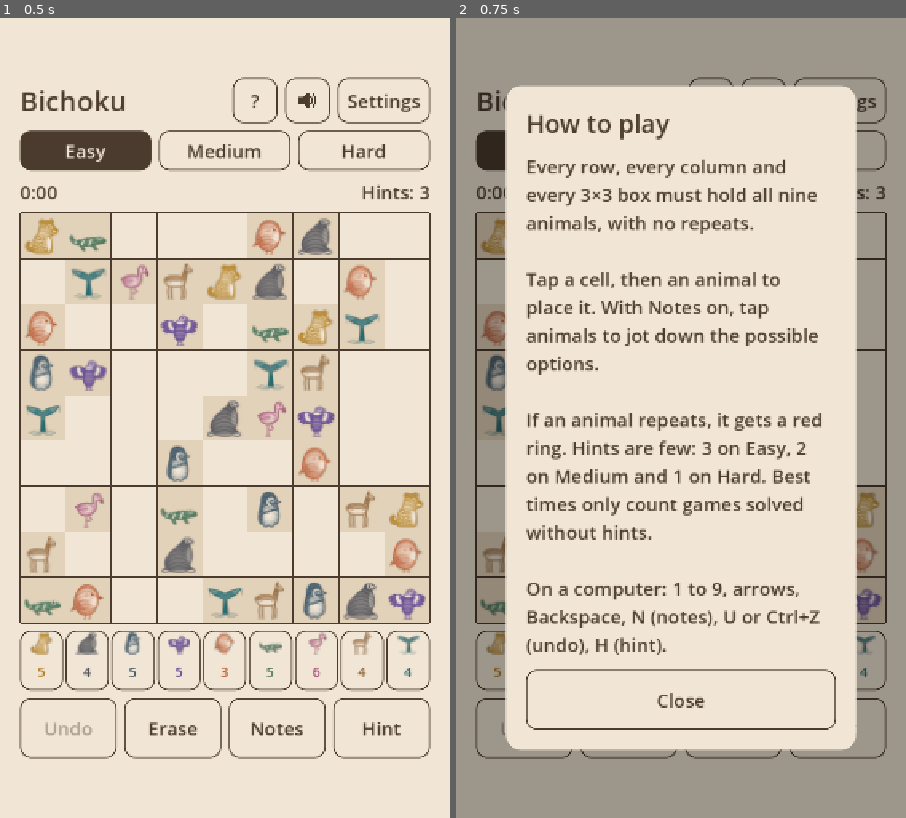
Above: before the commit, frames 1-2 (left to right).
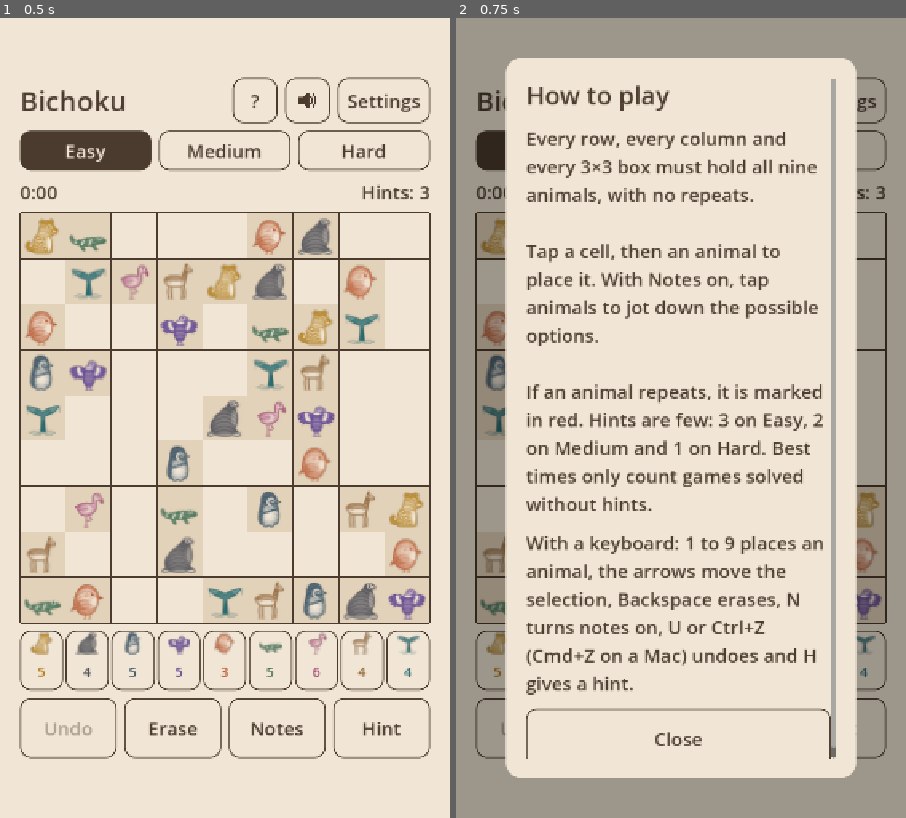
Above: after the commit, the same moments.

Repository: Churrinche-Games/bichoku
Game: Godot game, scene res://src/screen/game_screen.tscn
The game is run twice, just before and just after one commit, with the same random seed, the same clock (stepped at 60 frames per second) and the same inputs.
Inputs:
- Up to frame 1 (0.5 s): no input
- Up to frame 2 (0.75 s): click "?" at 0.5 s

Frame 1 is identical in both runs. In frame 2, 20% of the frame differs, in the area x 10-90%, y 5-95%.

Commit message:
Help lists the keyboard keys only where there is a keyboard

Diff:
--- a/src/i18n/strings.csv
+++ b/src/i18n/strings.csv
@@ -29,15 +29,12 @@
 
 Tocá una casilla y después un animal para ponerlo. Con Notas activado, tocá animales para anotar las opciones posibles.
 
-Si un animal se repite, se marca con un círculo rojo. Las pistas son pocas: 3 en Fácil, 2 en Medio y 1 en Difícil. Los mejores tiempos solo cuentan los juegos sin pistas.
-
-En una computadora: 1 a 9, flechas, Borrar, N (notas), U o Ctrl+Z (deshacer), H (pista).","Every row, every column and every 3×3 box must hold all nine animals, with no repeats.
+Si un animal se repite, se marca en rojo. Las pistas son pocas: 3 en Fácil, 2 en Medio y 1 en Difícil. Los mejores tiempos solo cuentan los juegos sin pistas.","Every row, every column and every 3×3 box must hold all nine animals, with no repeats.
 
 Tap a cell, then an animal to place it. With Notes on, tap animals to jot down the possible options.
 
-If an animal repeats, it gets a red ring. Hints are few: 3 on Easy, 2 on Medium and 1 on Hard. Best times only count games solved without hints.
-
-On a computer: 1 to 9, arrows, Backspace, N (notes), U or Ctrl+Z (undo), H (hint)."
+If an animal repeats, it is marked in red. Hints are few: 3 on Easy, 2 on Medium and 1 on Hard. Best times only count games solved without hints."
+HELP_KEYS,"Con teclado: 1 a 9 pone un animal, las flechas mueven la selección, Borrar quita, N activa las notas, U o Ctrl+Z (Cmd+Z en Mac) deshace y H da una pista.","With a keyboard: 1 to 9 places an animal, the arrows move the selection, Backspace erases, N turns notes on, U or Ctrl+Z (Cmd+Z on a Mac) undoes and H gives a hint."
 ANIMAL_YAGUARETE_NAME,Yaguareté,Jaguar
 ANIMAL_YAGUARETE_FACT,El felino más grande de América. En la Argentina sobrevive sobre todo en la selva de Misiones.,The largest cat of the Americas. In Argentina it survives mostly in the Misiones rainforest.
 ANIMAL_LOBO_MARINO_NAME,Lobo marino,South American sea lion
--- a/src/screen/game_screen.gd
+++ b/src/screen/game_screen.gd
@@ -28,6 +28,8 @@
 var store_path := "user://bichoku.json"
 ## Where the About, Feedback and Support pages read the game's facts (tests point elsewhere).
 var info_path := KitGameInfo.PATH
+## Whether the help lists the keyboard keys: 0 asks the platform, 1 yes, -1 no (tests).
+var keyboard_override := 0
 ## The build's store (KitGameInfo.store()) unless a test sets it.
 var store_override := &""
 ## The screen lays out inside the device's safe area; tests set this to pretend a notch.
@@ -491,10 +493,28 @@
 	quit_handler.call()
 
 
+## Desktops and the web build on a computer have a keyboard; phones and tablets (the app, or
+## the web build in a phone's browser) are taken not to, even if one is plugged in.
+static func has_keyboard(features: PackedStringArray) -> bool:
+	for touch in ["mobile", "web_android", "web_ios"]:
+		if touch in features:
+			return false
+	return true
+
+
 func _show_help() -> void:
 	var sheet := _open_sheet()
 	sheet.add_title(tr("HELP_TITLE"))
 	sheet.add_text(tr("HELP_TEXT"))
+	var keyboard := keyboard_override > 0
+	if keyboard_override == 0:
+		var features := PackedStringArray()
+		for f in ["mobile", "web_android", "web_ios"]:
+			if OS.has_feature(f):
+				features.append(f)
+		keyboard = has_keyboard(features)
+	if keyboard:
+		sheet.add_text(tr("HELP_KEYS"))
 	sheet.add_button(tr("KIT_CLOSE"))
 
 
--- a/tests/screen/test_settings_sheet.gd
+++ b/tests/screen/test_settings_sheet.gd
@@ -125,3 +125,35 @@
 			assert_eq(sheet.panel().get_rect(), rect, "%s settles" % code)
 			sheet.close()
 		screen.free()
+
+
+func _help_texts(keyboard: bool) -> String:
+	_saved_game()
+	var screen := _screen()
+	screen.keyboard_override = 1 if keyboard else -1
+	(screen.layout_parts().header.get_child(1) as Button).pressed.emit()
+	var texts := ""
+	for label in _open_sheet_of(screen).find_children("*", "Label", true, false):
+		texts += (label as Label).text + "\n"
+	return texts
+
+
+func test_help_lists_the_keys_where_there_is_a_keyboard() -> void:
+	var texts := _help_texts(true)
+	assert_string_contains(texts, tr("HELP_TEXT"))
+	assert_string_contains(texts, tr("HELP_KEYS"))
+
+
+func test_help_hides_the_keys_on_phones() -> void:
+	var texts := _help_texts(false)
+	assert_string_contains(texts, tr("HELP_TEXT"))
+	assert_false(texts.contains(tr("HELP_KEYS")), texts)
+	assert_false(texts.contains("Ctrl"), texts)
+
+
+func test_keyboard_is_assumed_off_on_mobile_and_mobile_browsers() -> void:
+	assert_false(GameScreen.has_keyboard(PackedStringArray(["mobile"])))
+	assert_false(GameScreen.has_keyboard(PackedStringArray(["web", "web_android"])))
+	assert_false(GameScreen.has_keyboard(PackedStringArray(["web", "web_ios"])))
+	assert_true(GameScreen.has_keyboard(PackedStringArray(["web", "web_macos"])))
+	assert_true(GameScreen.has_keyboard(PackedStringArray(["pc", "macos"])))
Binary file changed: src/i18n/strings.en.translation
Binary file changed: src/i18n/strings.es.translation
Not shown, changed: docs/superpowers/specs/2026-11-24-bichoku-design.md
